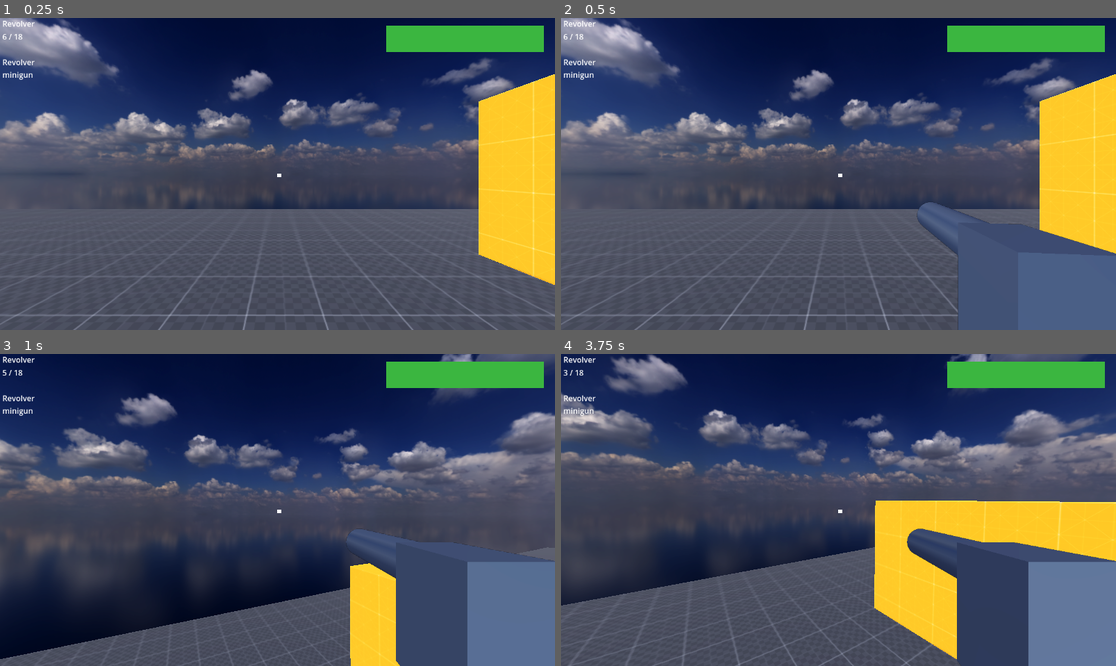
Above: before the commit, frames 1-4 (two rows, left to right).
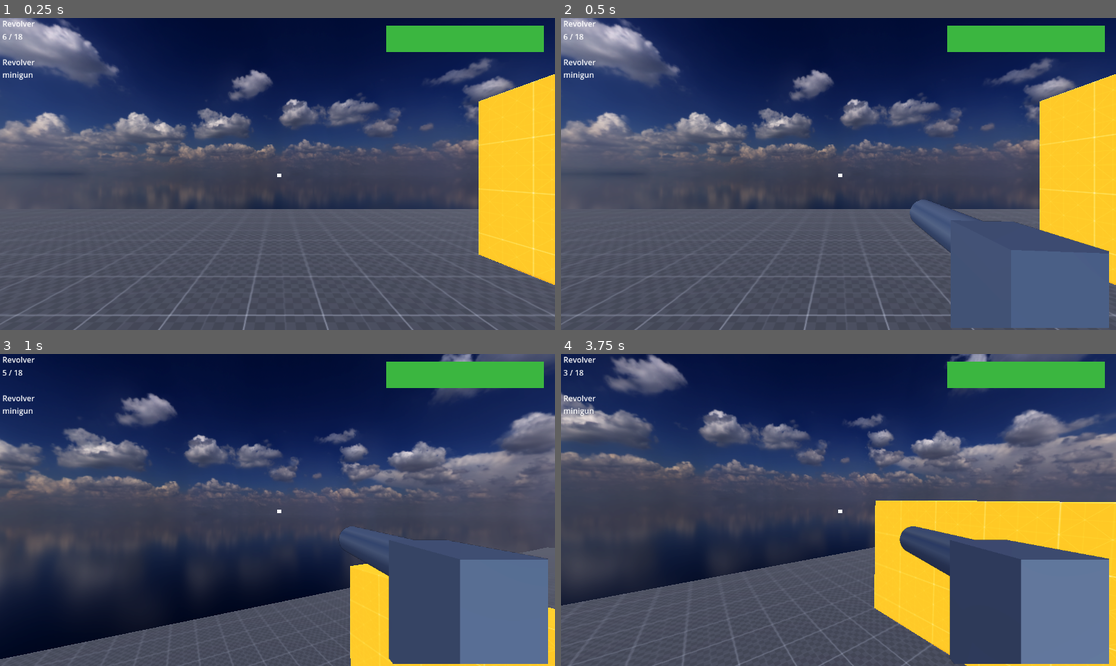
Above: after the commit, the same moments.

Repository: Inquisitor718/MadCow
Game: Godot game, scene res://scenes/main.tscn
Two runs of this game, one before a commit and one after it. Both use one fixed random seed, a clock stepped at 60 frames per second and the inputs below.
Inputs (mouse positions are in pixels of both pictures, inside the frame that each line leads up to):
- Up to frame 1 (0.25 s): no input
- Up to frame 2 (0.5 s): no input
- Up to frame 3 (1 s): tap Enter (ui_accept) at 0.5, 0.8 s; move the mouse to (305, 510) at 0.52 s; press the mouse at (305, 510) at 0.53 s; hold Up (ui_up) from 0.53 s (still down); tap Space (jump) at 0.77 s
- Up to frame 4 (3.75 s): keep holding Up (ui_up); tap Space (jump) at 1.07, 1.52, 1.55, 1.82, 2.1, 3.02, 3.32 s; move the mouse to (810, 510) at 1.27 s; release the mouse at (810, 510) at 1.28 s; tap Enter (ui_accept) at 1.35, 3.05 s; move the mouse to (849, 503) at 2.02 s; press the mouse at (849, 503) at 2.03 s; move the mouse to (832, 516) at 2.77 s; release the mouse at (832, 516) at 2.78 s; click (832, 516) at 2.85 s; move the mouse to (877, 513) at 3.52 s; hold Ctrl (crouch) from 3.53 s (still down)

Frame 1 is identical in both runs. In frame 2, 0.8% of the frame differs, in the area x 62-100%, y 58-100%; in frame 3, 1.7%; in frame 4, 1.9%, in the area x 60-100%, y 55-100%.

Commit message:
Basic Enemy (By Rishi)

Diff:
--- /dev/null
+++ b/madcow-decease/scenes/enemy.tscn
@@ -0,0 +1,97 @@
+[gd_scene load_steps=10 format=3 uid="uid://dht304yaux74y"]
+
+[ext_resource type="Script" uid="uid://dg5usppean0mn" path="res://scripts/enemy.gd" id="1_7p1mj"]
+
+[sub_resource type="SphereShape3D" id="SphereShape3D_md0e3"]
+radius = 8.0
+
+[sub_resource type="CapsuleShape3D" id="CapsuleShape3D_7p1mj"]
+
+[sub_resource type="StandardMaterial3D" id="StandardMaterial3D_7p1mj"]
+albedo_color = Color(1, 0.298039, 0.156863, 1)
+
+[sub_resource type="CapsuleMesh" id="CapsuleMesh_md0e3"]
+material = SubResource("StandardMaterial3D_7p1mj")
+
+[sub_resource type="StandardMaterial3D" id="StandardMaterial3D_md0e3"]
+albedo_color = Color(1, 0.85098, 0.615686, 1)
+
+[sub_resource type="SphereMesh" id="SphereMesh_4ra3w"]
+material = SubResource("StandardMaterial3D_md0e3")
+radius = 0.15
+height = 0.3
+
+[sub_resource type="StandardMaterial3D" id="StandardMaterial3D_4ra3w"]
+albedo_color = Color(0.996078, 0.623529, 0.454902, 1)
+
+[sub_resource type="CapsuleMesh" id="CapsuleMesh_5uy6h"]
+material = SubResource("StandardMaterial3D_4ra3w")
+radius = 0.005
+height = 0.03
+
+[node name="Enemy" type="CharacterBody3D" groups=["Enemy"]]
+transform = Transform3D(1, 0, 0, 0, 1, 0, 0, 0, 1, 0, 1, 0)
+script = ExtResource("1_7p1mj")
+
+[node name="SightRange" type="Area3D" parent="."]
+
+[node name="CollisionShape3D" type="CollisionShape3D" parent="SightRange"]
+shape = SubResource("SphereShape3D_md0e3")
+
+[node name="CollisionShape3D" type="CollisionShape3D" parent="."]
+shape = SubResource("CapsuleShape3D_7p1mj")
+
+[node name="MeshInstance3D" type="MeshInstance3D" parent="."]
+transform = Transform3D(-4.37114e-08, 0, 1, 0, 1, 0, -1, 0, -4.37114e-08, 0, 0, 0)
+mesh = SubResource("CapsuleMesh_md0e3")
+
+[node name="Udder" type="MeshInstance3D" parent="MeshInstance3D"]
+transform = Transform3D(1, 0, 0, 0, 1, 0, 0, 0, 1, 0.445744, -0.30065, 0)
+mesh = SubResource("SphereMesh_4ra3w")
+
+[node name="booblets" type="MeshInstance3D" parent="MeshInstance3D/Udder"]
+transform = Transform3D(-4.37114e-08, -1, 0, 1, -4.37114e-08, 0, 0, 0, 1, 0.160023, 0, 0)
+mesh = SubResource("CapsuleMesh_5uy6h")
+
+[node name="booblets2" type="MeshInstance3D" parent="MeshInstance3D/Udder"]
+transform = Transform3D(-4.37114e-08, -1, 0, 1, -4.37114e-08, 0, 0, 0, 1, 0.124811, 0, -0.0675278)
+mesh = SubResource("CapsuleMesh_5uy6h")
+
+[node name="booblets3" type="MeshInstance3D" parent="MeshInstance3D/Udder"]
+transform = Transform3D(-4.37114e-08, -1, 0, 1, -4.37114e-08, 0, 0, 0, 1, 0.124811, 0, 0.0693659)
+mesh = SubResource("CapsuleMesh_5uy6h")
+
+[node name="booblets4" type="MeshInstance3D" parent="MeshInstance3D/Udder"]
+transform = Transform3D(-4.37114e-08, -1, 0, 1, -4.37114e-08, 0, 0, 0, 1, 0.124811, 0.0722038, 0.0693659)
+mesh = SubResource("CapsuleMesh_5uy6h")
+
+[node name="booblets5" type="MeshInstance3D" parent="MeshInstance3D/Udder"]
+transform = Transform3D(-4.37114e-08, -1, 0, 1, -4.37114e-08, 0, 0, 0, 1, 0.124811, 0.0722038, 0.00127371)
+mesh = SubResource("CapsuleMesh_5uy6h")
+
+[node name="booblets6" type="MeshInstance3D" parent="MeshInstance3D/Udder"]
+transform = Transform3D(-4.37114e-08, -1, 0, 1, -4.37114e-08, 0, 0, 0, 1, 0.124811, 0.0722038, -0.071757)
+mesh = SubResource("CapsuleMesh_5uy6h")
+
+[node name="booblets7" type="MeshInstance3D" parent="MeshInstance3D/Udder"]
+transform = Transform3D(-4.37114e-08, -1, 0, 1, -4.37114e-08, 0, 0, 0, 1, 0.124811, -0.0577605, -0.071757)
+mesh = SubResource("CapsuleMesh_5uy6h")
+
+[node name="booblets8" type="MeshInstance3D" parent="MeshInstance3D/Udder"]
+transform = Transform3D(-4.37114e-08, -1, 0, 1, -4.37114e-08, 0, 0, 0, 1, 0.124811, -0.0577605, 0.000362188)
+mesh = SubResource("CapsuleMesh_5uy6h")
+
+[node name="booblets9" type="MeshInstance3D" parent="MeshInstance3D/Udder"]
+transform = Transform3D(-4.37114e-08, -1, 0, 1, -4.37114e-08, 0, 0, 0, 1, 0.124811, -0.0577605, 0.0625288)
+mesh = SubResource("CapsuleMesh_5uy6h")
+
+[node name="RayCast3D" type="RayCast3D" parent="."]
+transform = Transform3D(1, 0, 0, 0, 1, 0, 0, 0, 1, 0, 0.5, 0)
+target_position = Vector3(0, 0, -10)
+debug_shape_thickness = 5
+
+[node name="ShootTimer" type="Timer" parent="."]
+
+[connection signal="body_entered" from="SightRange" to="." method="_on_sight_range_body_entered"]
+[connection signal="body_exited" from="SightRange" to="." method="_on_sight_range_body_exited"]
+[connection signal="timeout" from="ShootTimer" to="." method="_on_shoot_timer_timeout"]
--- a/madcow-decease/scenes/player_S_.tscn
+++ b/madcow-decease/scenes/player_S_.tscn
@@ -2,12 +2,12 @@
 
 [ext_resource type="Script" uid="uid://bia8jgms1aljh" path="res://scripts/Player_S.gd" id="1_gkn25"]
 [ext_resource type="PackedScene" uid="uid://dsw7khefkfewe" path="res://scenes/revolver.tscn" id="2_aj78o"]
-[ext_resource type="Script" uid="uid://cpxtegv7jr144" path="res://scenes/w_manager.gd" id="2_v7hu7"]
+[ext_resource type="Script" uid="uid://cpxtegv7jr144" path="res://scripts/w_manager.gd" id="2_v7hu7"]
 [ext_resource type="Script" uid="uid://c2imv21vq2msg" path="res://scripts/Weapon_resource.gd" id="3_jdn2x"]
 [ext_resource type="Resource" uid="uid://cx5gjyikfb4nk" path="res://assets/weapon_resources/revolver.tres" id="4_w0gdg"]
 [ext_resource type="Resource" uid="uid://d0rj6ma6qyhe0" path="res://assets/weapon_resources/Minigun.tres" id="5_qde3d"]
 [ext_resource type="PackedScene" uid="uid://t83sow7tgk83" path="res://scenes/minigun.tscn" id="6_w0gdg"]
-[ext_resource type="Script" uid="uid://b8i3lhhm5nex7" path="res://scenes/Gun_Counter.gd" id="8_flsqn"]
+[ext_resource type="Script" uid="uid://b8i3lhhm5nex7" path="res://scripts/Gun_Counter.gd" id="8_flsqn"]
 
 [sub_resource type="CapsuleShape3D" id="CapsuleShape3D_cvnsp"]
 
@@ -283,8 +283,10 @@
 script = ExtResource("8_flsqn")
 
 [node name="SubViewportContainer" type="SubViewportContainer" parent="CanvasLayer"]
-offset_right = 40.0
-offset_bottom = 40.0
+offset_left = -15.0
+offset_top = -5.0
+offset_right = 1137.0
+offset_bottom = 643.0
 
 [node name="SubViewport" type="SubViewport" parent="CanvasLayer/SubViewportContainer"]
 transparent_bg = true
--- /dev/null
+++ b/madcow-decease/scripts/enemy.gd
@@ -0,0 +1,40 @@
+extends CharacterBody3D
+
+
+const SPEED = 5.0
+const JUMP_VELOCITY = 4.5
+
+
+func _physics_process(delta: float) -> void:
+	# Add the gravity.
+	if not is_on_floor():
+		velocity += get_gravity() * delta
+
+	# Handle jump.
+	if Input.is_action_just_pressed("ui_accept") and is_on_floor():
+		velocity.y = JUMP_VELOCITY
+
+	# Get the input direction and handle the movement/deceleration.
+	# As good practice, you should replace UI actions with custom gameplay actions.
+	var input_dir := Input.get_vector("ui_left", "ui_right", "ui_up", "ui_down")
+	var direction := (transform.basis * Vector3(input_dir.x, 0, input_dir.y)).normalized()
+	if direction:
+		velocity.x = direction.x * SPEED
+		velocity.z = direction.z * SPEED
+	else:
+		velocity.x = move_toward(velocity.x, 0, SPEED)
+		velocity.z = move_toward(velocity.z, 0, SPEED)
+
+	move_and_slide()
+
+
+func _on_sight_range_body_entered(body: Node3D) -> void:
+	pass # Replace with function body.
+
+
+func _on_sight_range_body_exited(body: Node3D) -> void:
+	pass # Replace with function body.
+
+
+func _on_shoot_timer_timeout() -> void:
+	pass # Replace with function body.
Renamed: madcow-decease/scenes/Gun_Counter.gd -> madcow-decease/scripts/Gun_Counter.gd
Renamed: madcow-decease/scenes/Gun_Counter.gd.uid -> madcow-decease/scripts/Gun_Counter.gd.uid
Not shown, added: madcow-decease/scripts/enemy.gd.uid
Renamed: madcow-decease/scenes/w_manager.gd -> madcow-decease/scripts/w_manager.gd
Renamed: madcow-decease/scenes/w_manager.gd.uid -> madcow-decease/scripts/w_manager.gd.uid
